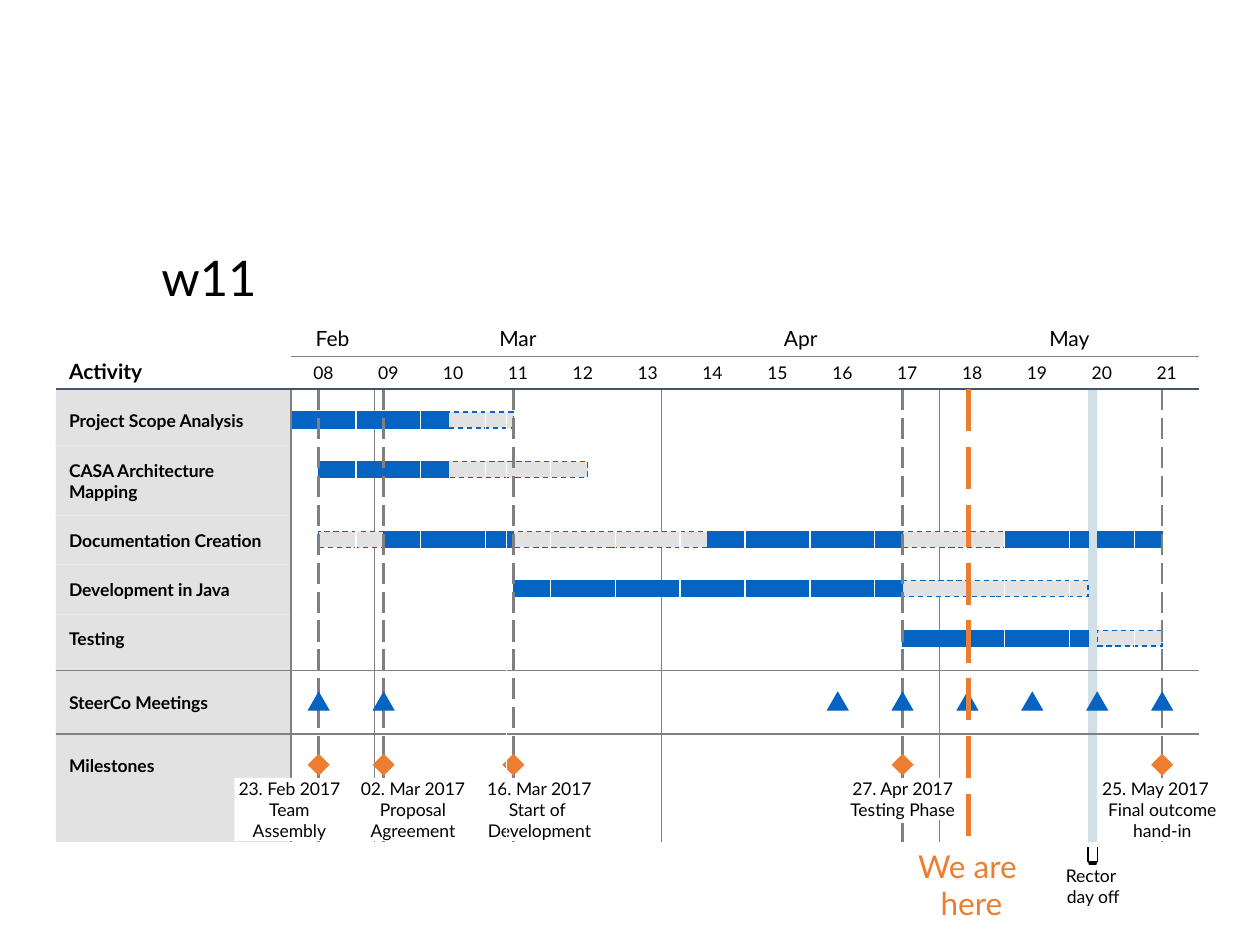
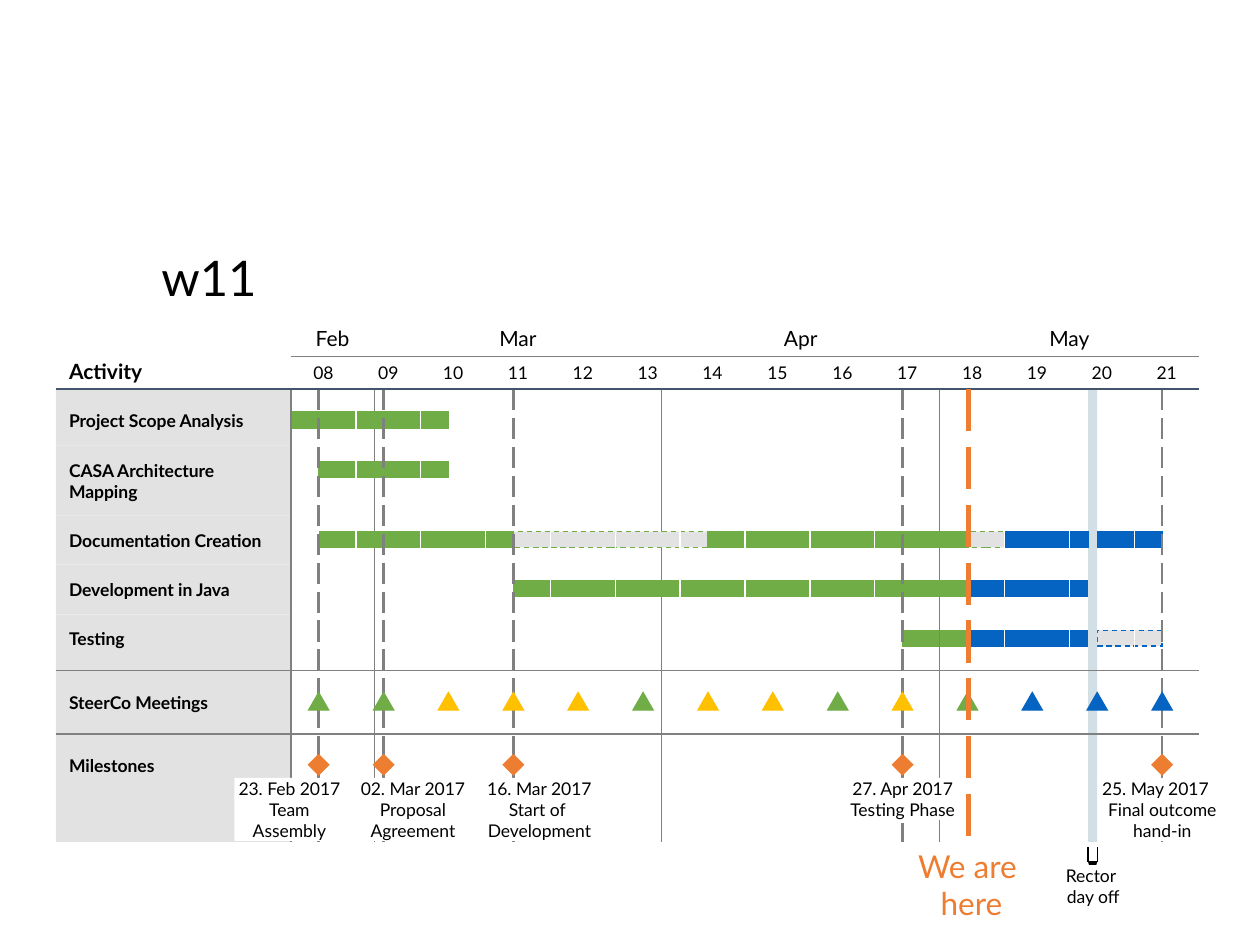
Before and after one commit to Plavit/CASA-refactor, a slide deck: slide 2 of docs/WIP/CASA_ProjectPlanTracker.pptx. Drawn at 1260x945 pixels with LibreOffice and Linux fonts; fonts in the diff are those of the drawing; background and template pictures are left out. Boxes give left, top, right and bottom in pixels: in the first picture for what was removed or moved away, otherwise in the second. Text is boxed around its words. In the diff, an @@ line names an element or a change of style, - is before the commit and + after.

```diff
--- a/docs/WIP/CASA_ProjectPlanTracker.pptx
+++ b/docs/WIP/CASA_ProjectPlanTracker.pptx
@@ rectangle removed at bbox=[449, 412, 514, 428] @@
@@ line removed from (507, 411) to (507, 863) @@
@@ rectangle removed at bbox=[449, 461, 587, 478] @@
@@ rectangle removed at bbox=[319, 532, 384, 548] @@
@@ rectangle: place and size @@
-rectangle at bbox=[384, 532, 514, 548]
+rectangle at bbox=[320, 532, 514, 548]
@@ rectangle at bbox=[513, 532, 708, 548]: outline #0563C1 0.75 pt dashed to #70AD47 0.75 pt dashed @@
@@ rectangle: place and size @@
-rectangle at bbox=[708, 532, 902, 548]
+rectangle at bbox=[708, 532, 969, 548]
@@ rectangle at bbox=[969, 532, 1005, 548]: outline #0563C1 0.75 pt dashed to #70AD47 0.75 pt dashed @@
@@ rectangle: place and size @@
-rectangle at bbox=[902, 532, 1004, 548]
+rectangle at bbox=[969, 532, 1005, 548]
@@ rectangle: place and size @@
-rectangle at bbox=[513, 581, 902, 597]
+rectangle at bbox=[513, 581, 968, 597]
@@ rectangle: place and size @@
-rectangle at bbox=[902, 581, 1087, 597]
+rectangle at bbox=[969, 581, 1089, 597]
@@ rectangle at bbox=[969, 581, 1089, 597]: fill #E2E2E2 to #0563C1; outline #0563C1 0.75 pt dashed to #0563C1 0.75 pt @@
@@ rectangle added at bbox=[903, 630, 969, 646], fill #70AD47, outline #70AD47 0.75 pt @@
@@ rectangle: place and size @@
-rectangle at bbox=[902, 630, 1087, 646]
+rectangle at bbox=[969, 630, 1087, 646]
@@ triangle added at bbox=[438, 693, 459, 711], fill #FFC000, outline #FFC000 0.75 pt @@
@@ triangle added at bbox=[503, 693, 523, 711], fill #FFC000, outline #FFC000 0.75 pt @@
@@ triangle added at bbox=[568, 693, 588, 711], fill #FFC000, outline #FFC000 0.75 pt @@
@@ triangle added at bbox=[633, 693, 653, 711], fill #70AD47, outline #70AD47 0.75 pt @@
@@ triangle added at bbox=[698, 693, 718, 711], fill #FFC000, outline #FFC000 0.75 pt @@
@@ triangle added at bbox=[762, 693, 782, 711], fill #FFC000, outline #FFC000 0.75 pt @@
@@ fill #0563C1 to #70AD47; outline #0563C1 0.75 pt to #70AD47 0.75 pt in 9 elements at bbox=[292, 412, 449, 428], bbox=[319, 461, 449, 478], bbox=[958, 693, 978, 711], bbox=[374, 693, 394, 711], bbox=[309, 693, 329, 711], bbox=[513, 581, 968, 597], bbox=[708, 532, 969, 548], bbox=[320, 532, 514, 548], bbox=[828, 693, 848, 711] @@
@@ triangle at bbox=[892, 693, 912, 711]: fill #0563C1 to #FFC000; outline #0563C1 0.75 pt to #FFC000 0.75 pt @@
```
Also in this commit, not shown: 6 other files.
